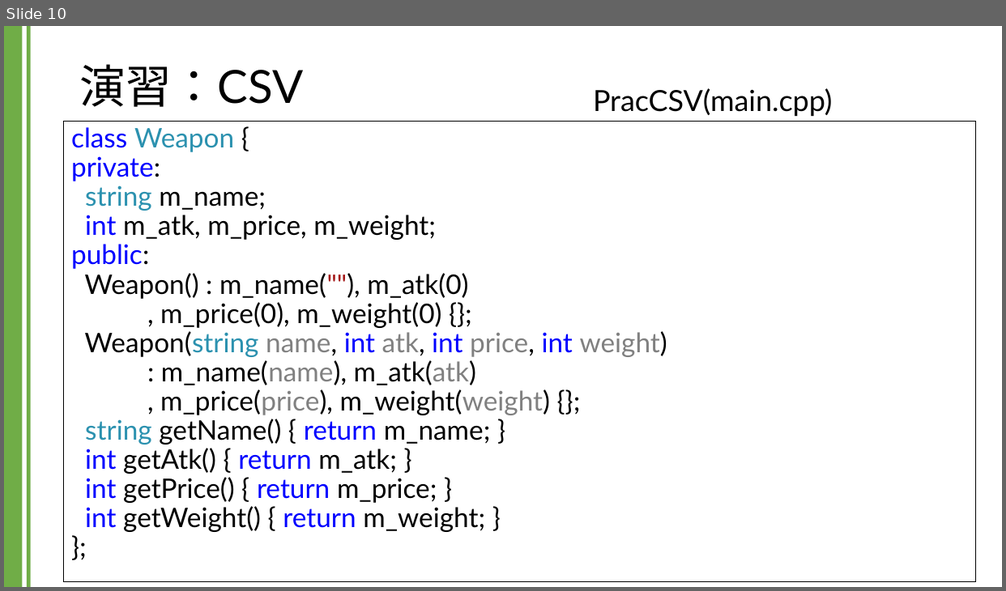
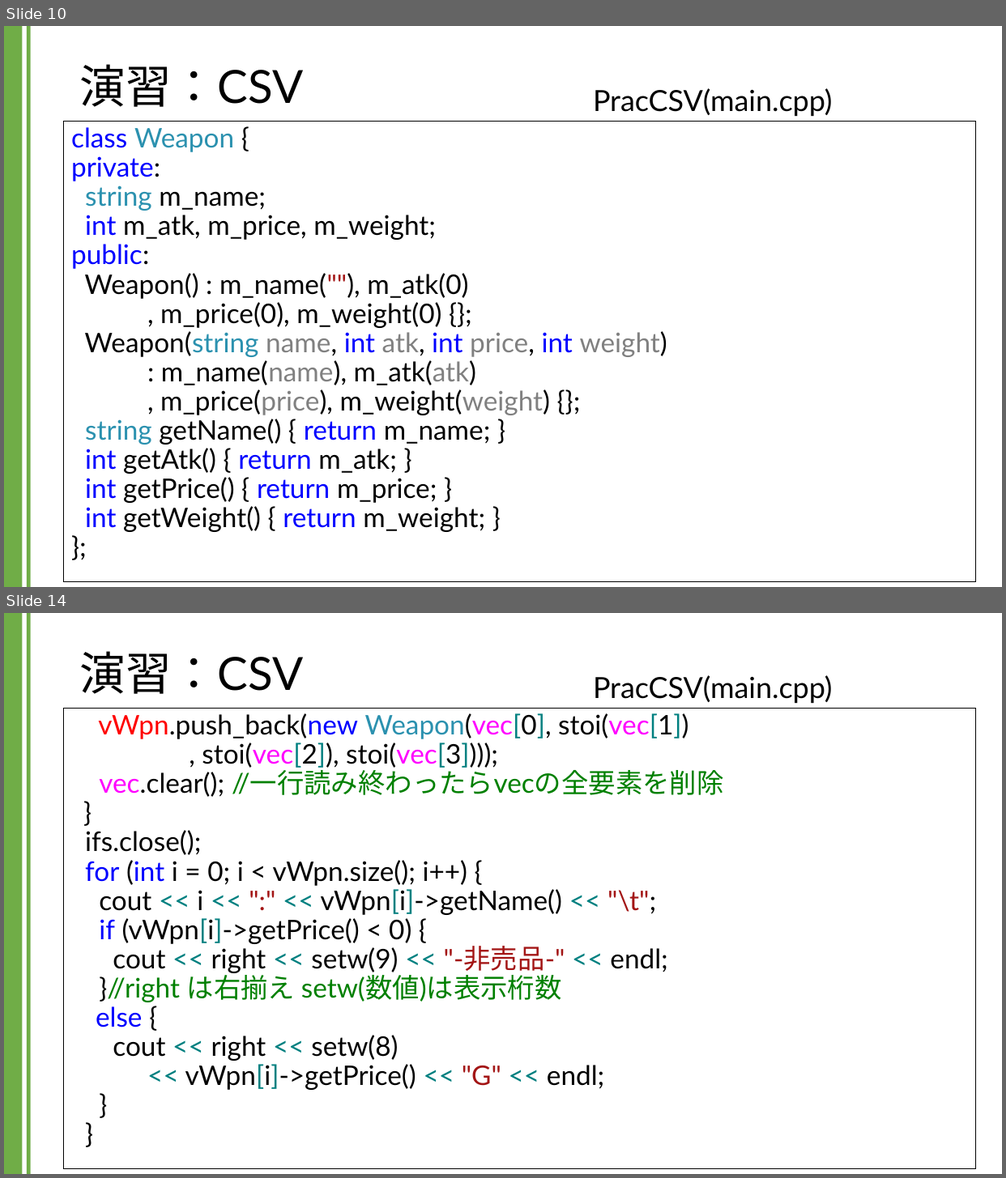
Before and after one commit to kic-murata/cpp2024, a slide deck: 授業資料/演習課題：CSV.pptx. Shown one above the other, each under a label of ours: slide 10 before the commit, slides 10 and 14 after it; the slides between them are not shown. The pictures are 1006x591 and 1006x1178 pixels, drawn with LibreOffice and Linux fonts; fonts in the diff are those of the drawing. Boxes give left, top, right and bottom in pixels: in the first picture for what was removed or moved away, otherwise in the second. Text is boxed around its words. In the diff, an @@ line names an element or a change of style, - is before the commit and + after.

```diff
--- a/授業資料/演習課題：CSV.pptx
+++ b/授業資料/演習課題：CSV.pptx
@@ slide 14 added at [4,613,1002,1174], background #FFFFFF; not listed: 2 template elements that a slide beside it also shows @@
@@ title added at [80,651,303,694], 44 pt, text #000000 @@
+演習：CSV
@@ text added at [593,675,832,703], 28 pt, text #000000 @@
+PracCSV(main.cpp)
@@ text added at [64,708,976,1169], fill #FFFFFF, outline #000000 0.75 pt, 26 pt, text #000000 @@
+vWpn.push_back(new Weapon(vec[0], stoi(vec[1])
+, stoi(vec[2]), stoi(vec[3])));
+vec.clear(); //一行読み終わったらvecの全要素を削除
+}
+ifs.close();
+for (int i = 0; i < vWpn.size(); i++) {
+cout << i << ":" << vWpn[i]->getName() << "\t";
+if (vWpn[i]->getPrice() < 0) {
+cout << right << setw(9) << "-非売品-" << endl;
+}//right は右揃え setw(数値)は表示桁数
+else {
+cout << right << setw(8)
+<< vWpn[i]->getPrice() << "G" << endl;
+}
+}
```
Also in this commit, not shown: 5 slides changed, 3 other slides added, 1 other file.
